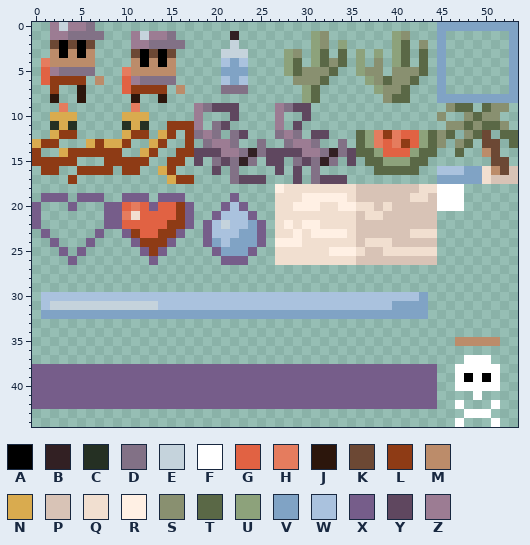
One commit to this pixel-art sprite: sprites.png. The picture above is the old version.
The file is 54x45 pixels. Colours within 5 levels of each other are drawn and written as one.
Palette (. is transparent): A #000000  B #322023  C #253023  D #827186  E #c5d3dc  F #ffffff  G #e16243  H #e57c5e  J #2c160c  K #6c4834  L #8e3b15  M #bc8c6a  N #d9ab4f  P #d8c3b6  Q #f1dfd0  R #fff0e4  S #899070  T #5a6846  U #8da27b  V #80a3c5  W #aac2de  X #765d8a  Y #5f475f  Z #9c7c93
Pixels before (only the part around the change), first column x 34:
30 WWWWWWWWWV..........
31 WWWWWWVVVV..........
32 VVVVVVVVVV..........
33 ....................
34 ....................
35 .............MMMMM..
36 ....................
37 ..............FFF...
38 XXXXXXXXXXX..FFFFF..
39 XXXXXXXXXXX..FAFAF..
40 XXXXXXXXXXX..FFFFF..
41 XXXXXXXXXXX....F....
42 XXXXXXXXXXX..F...F..
43 ..............FFF...
44 .............F...F..
After:
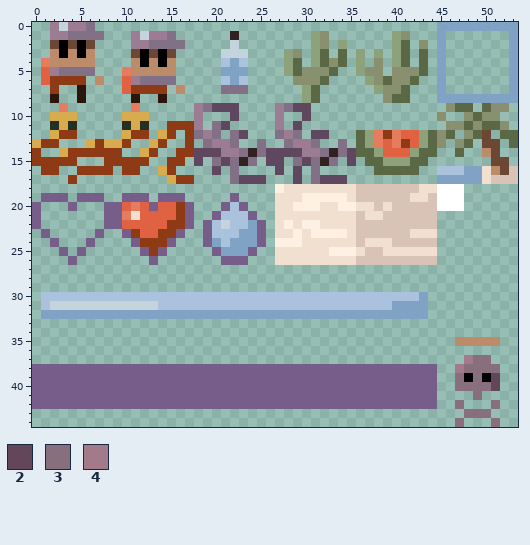
Colours new in this view: 2 #634659  3 #886f7e  4 #a27a8a
What changed:
Colour F becomes colour 2 in rows 39 to 40 at x 51.
Colour F becomes colour 3 in row 37 at x 49 to 50; in row 38 at x 48 to 51; in row 39 at x 47 and 49; in row 40 at x 47 to 50; in row 41 at x 49; in row 42 at x 47 and 51.
Colour F becomes colour 3 in row 43 at x 48 to 50; in row 44 at x 47 and 51.
Colour F becomes colour 4 in row 37 at x 48; in row 38 at x 47.
Where, in picture pixels (left, top, right, bottom), the same in both pictures:
changed: (455, 355, 500, 427)
